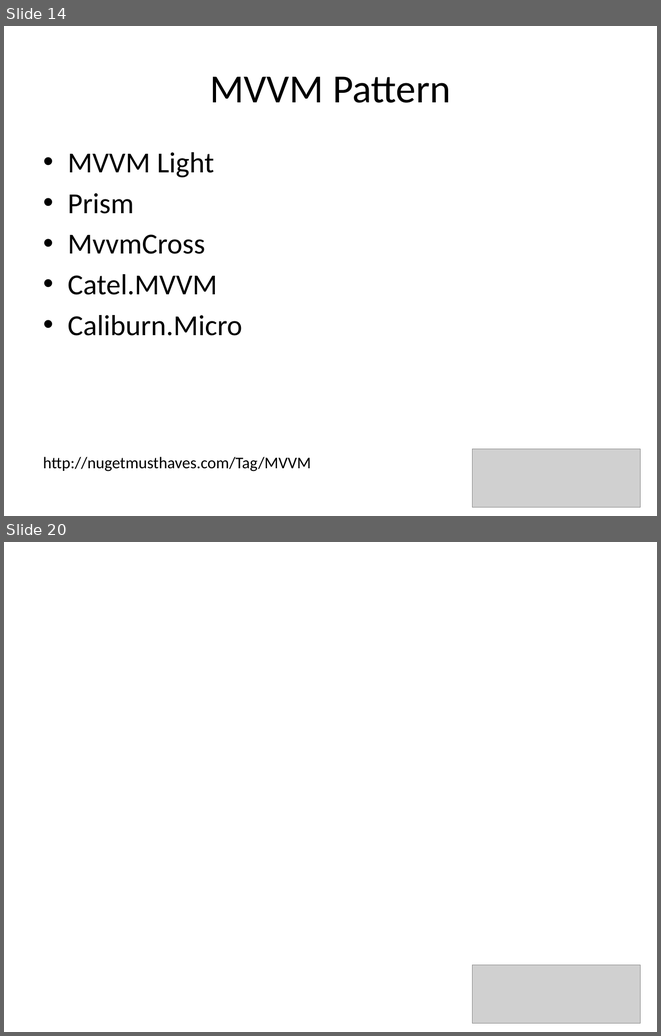
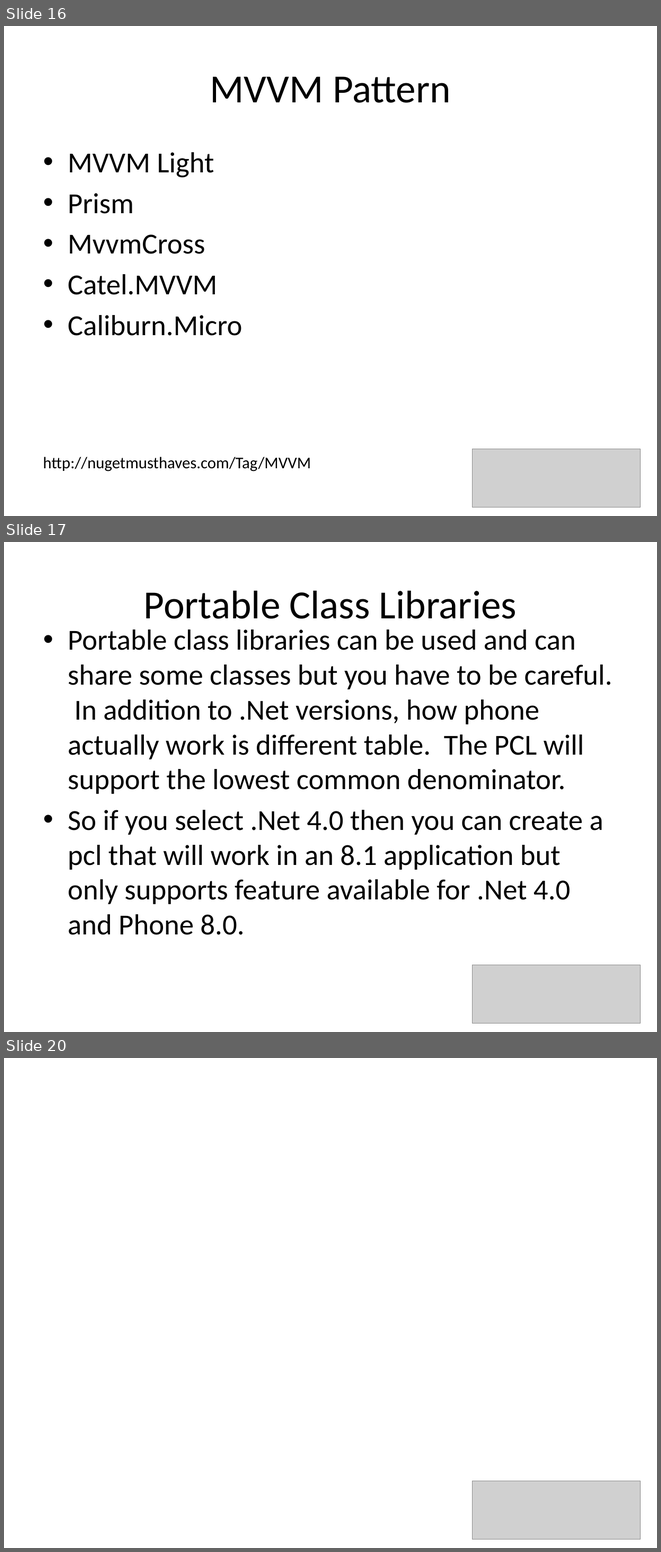
Before and after one commit to underhilld2/UniversalAppPortalClassLibraries, a slide deck: ReCon2014_UniversalAppPortalClassLibraries_Light.pptx. Shown one above the other, each under a label of ours: slides 14 and 20 before the commit, slides 16, 17 and 20 after it; the slides between them are not shown. The pictures are 661x1036 and 661x1552 pixels, drawn with LibreOffice and Linux fonts; fonts in the diff are those of the drawing; grey boxes stand for pictures. Boxes give left, top, right and bottom in pixels: in the first picture for what was removed or moved away, otherwise in the second. Text is boxed around its words. In the diff, an @@ line names an element or a change of style, - is before the commit and + after.

```diff
--- a/ReCon2014_UniversalAppPortalClassLibraries_Light.pptx
+++ b/ReCon2014_UniversalAppPortalClassLibraries_Light.pptx
@@ slide 17 added at box(4, 542, 657, 1032), background #FFFFFF @@
@@ title added at box(144, 590, 517, 619), 44 pt, text #000000 @@
+Portable Class Libraries
@@ text added at box(68, 629, 612, 935), 32 pt, text #000000 @@
+• Portable class libraries can be used and can share some classes but you have to be careful. In addition to .Net versions, how phone actually work is different table. The PCL will support the lowest common denominator.
+• So if you select .Net 4.0 then you can create a pcl that will work in an 8.1 application but only supports feature available for .Net 4.0 and Phone 8.0.
@@ picture added at box(472, 964, 641, 1023) @@
@@ what was slide 14 is now slide 16 @@
```
Also in this commit, not shown: 4 other slides added, 5 slides removed, 4 other files.
